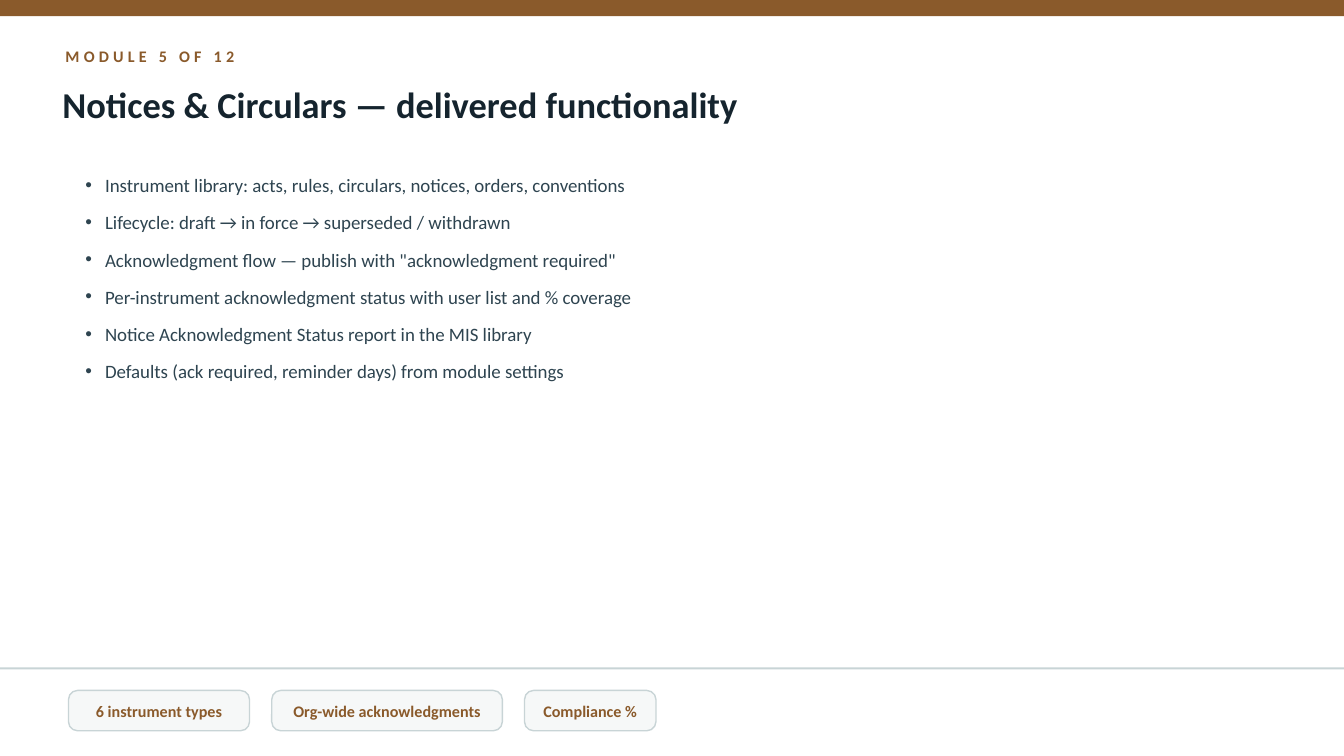
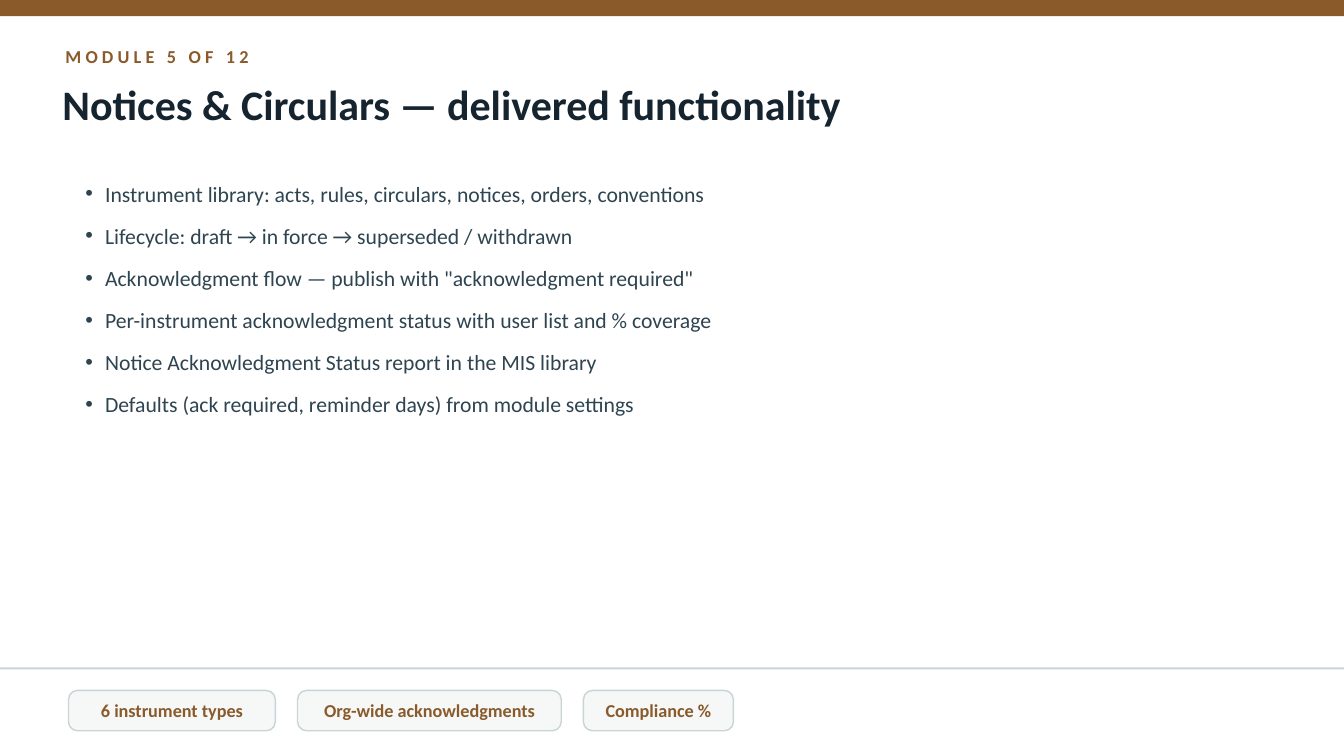
Before and after one commit to mobiliseapplabllp/maritime-project-presentation, a slide deck: slide 12 of dist/mundra-portal-project-presentation.pptx. Drawn at 1344x756 pixels with LibreOffice and Linux fonts; fonts in the diff are those of the drawing. Boxes give left, top, right and bottom in pixels: in the first picture for what was removed or moved away, otherwise in the second. Text is boxed around its words. In the diff, an @@ line names an element or a change of style, - is before the commit and + after.

```diff
--- a/dist/mundra-portal-project-presentation.pptx
+++ b/dist/mundra-portal-project-presentation.pptx
@@ text "Notices & Circulars — delivered ..." at (x1=62, y1=90, x2=840, y2=127): size 26 to 30 pt @@
@@ text "Instrument library: acts, rules, circulars, ..." at (x1=105, y1=187, x2=711, y2=416): size 13.5 to 15.5 pt; more space between paragraphs @@
@@ rounded rectangle "6 instrument types" resized from (x1=69, y1=691, x2=250, y2=731) to (x1=69, y1=691, x2=275, y2=731) @@
@@ rounded rectangle "Org-wide acknowledgments" resized from (x1=272, y1=691, x2=503, y2=731) to (x1=297, y1=691, x2=562, y2=731) @@
@@ size 11.5 to 13 pt in 4 elements at (x1=65, y1=51, x2=249, y2=63), (x1=69, y1=691, x2=275, y2=731), (x1=297, y1=691, x2=562, y2=731), (x1=584, y1=691, x2=734, y2=731) @@
@@ rounded rectangle "Compliance %" resized from (x1=524, y1=691, x2=655, y2=731) to (x1=584, y1=691, x2=734, y2=731) @@
```
Also in this commit, not shown: 31 other slides changed, 3 other files.
